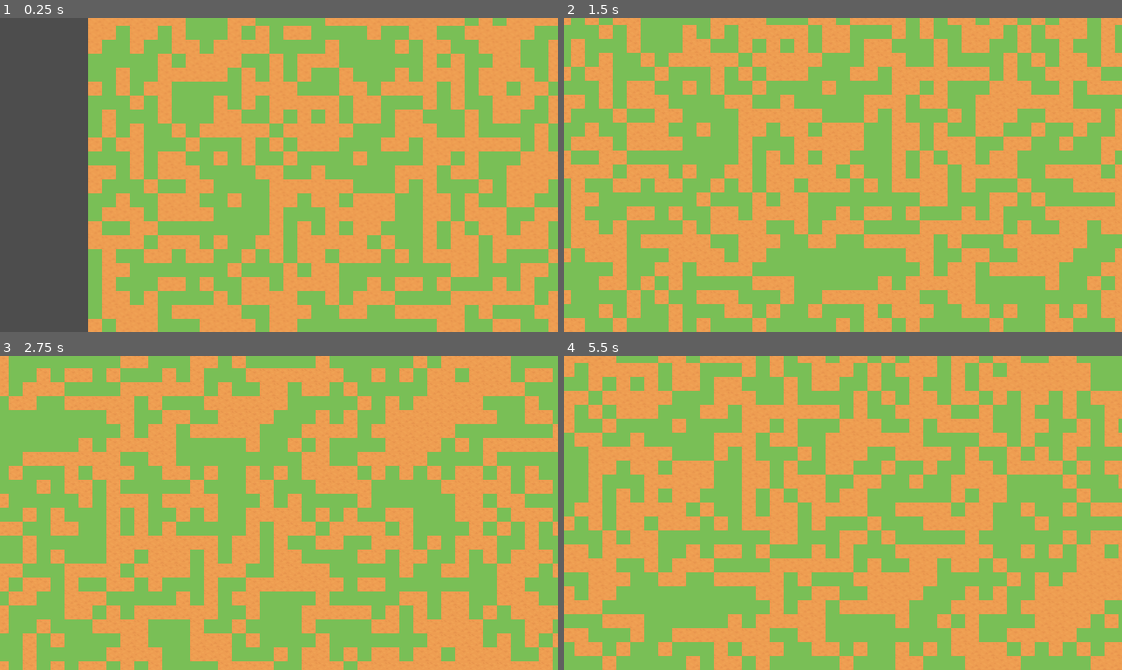
Above: before the commit, frames 1-4 (two rows, left to right).
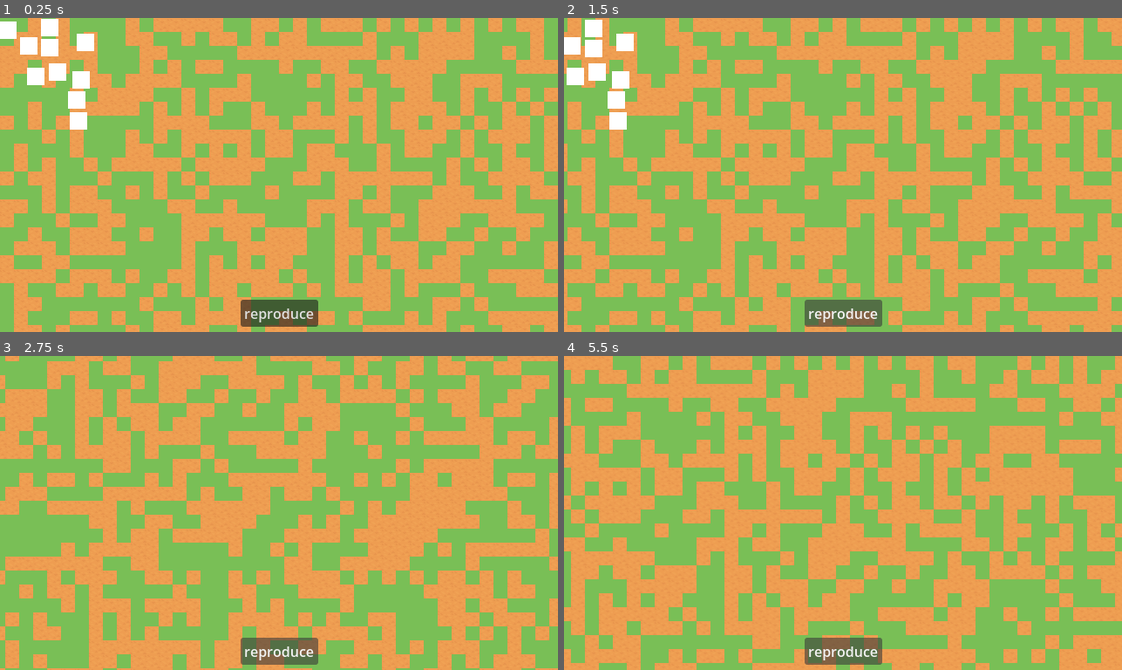
Above: after the commit, the same moments.

Repository: wheatgreaser/folkvalleygame
Game: Godot game, scene res://src/core/MainGame.tscn
Two runs of this game, one before a commit and one after it. Both use one fixed random seed, a clock stepped at 60 frames per second and the inputs below. The project has no main scene, so this scene is started directly.
Inputs (mouse positions are in pixels of both pictures, inside the frame that each line leads up to):
- Up to frame 1 (0.25 s): no input
- Up to frame 2 (1.5 s): click (843, 313) at 0.5 s, where only the run after the commit has a clickable "reproduce"; hold D (right) from 1.28 s (still down)
- Up to frame 3 (2.75 s): release D (right) at 2.03 s; hold S (down) from 2.03 s (still down)
- Up to frame 4 (5.5 s): release S (down) at 2.78 s; hold D (right) 2.78-3.53 s; hold W (up) 3.53-4.28 s; hold A (left) from 4.28 s (still down)

The runs differ from the first frame. In frame 1, 59% of the frame differs, in the area x 0-100%, y 0-100%; in frame 2, 52%; in frame 3, 50%; in frame 4, 51%.

Commit message:
feat: soldier spawn

Diff:
--- a/src/core/MainGame.tscn
+++ b/src/core/MainGame.tscn
@@ -22,11 +22,13 @@
 unique_name_in_owner = true
 
 [node name="HudRoot" type="Control" parent="HudLayer" unique_id=179052452]
+unique_name_in_owner = true
 layout_mode = 3
-anchors_preset = 0
-offset_right = 40.0
-offset_bottom = 40.0
-metadata/_edit_use_anchors_ = true
+anchors_preset = 15
+anchor_right = 1.0
+anchor_bottom = 1.0
+grow_horizontal = 2
+grow_vertical = 2
 
 [node name="PauseLayer" type="CanvasLayer" parent="." unique_id=1571015371]
 unique_name_in_owner = true
--- a/src/core/main_game.gd
+++ b/src/core/main_game.gd
@@ -3,14 +3,19 @@
 const PLAYER_SCENE_UID : String = "uid://cvk7uk0k1a3nu"
 const CAMERA_UID : String = "uid://cftvanod25g6i"
 const LEVEL_SCENE_UID : String = "uid://cwv5k8osui84u"
+const GROW_UID : String = "uid://oq78he05b01v"
+const SOLDIER_SPAWNER : String = "uid://c5i6caid80xkq"
 
 var player_scene : PackedScene = preload(PLAYER_SCENE_UID)
 var camera_scene : PackedScene = preload(CAMERA_UID)
 
 
+
 @onready var entity_root : Node2D = %EntityRoot
 @onready var effects_root : Node2D = %EffectsRoot
 @onready var level_root : Node2D = %LevelRoot
+
+@onready var HUD_root : Control = %HudRoot
 
 func _player_init() -> void:
 	var player : CharacterBody2D = player_scene.instantiate()
@@ -21,7 +26,7 @@
 	else:
 		print("player not found son")
 
-func _camera_init(start_position : Vector2) -> void:
+func _camera_init(start_position := Vector2((get_viewport().size.x)/2,(get_viewport().size.y)/2)) -> void:
 	var camera : Camera2D = camera_scene.instantiate()
 	if camera != null:
 		camera.start_pos = start_position
@@ -35,10 +40,22 @@
 	var level : Node2D = level_scene.instantiate()
 	level_root.add_child(level)
 
+func _load_UI () -> void:
+	var grow_button_scene : PackedScene = preload(GROW_UID)
+	var grow_button : Control = grow_button_scene.instantiate()
+	HUD_root.add_child(grow_button)
+
+func _starting_soldiers () -> void:
+	var soldier_spawner_scene : PackedScene = preload(SOLDIER_SPAWNER)
+	var soldier_spawner : Node2D = soldier_spawner_scene.instantiate()
+	entity_root.add_child(soldier_spawner)
+	soldier_spawner.spawn_soldiers(10)
 
 func _ready() -> void:
-	_camera_init(Vector2(300,300))
+	_camera_init()
 	_load_level()
+	_load_UI()
+	_starting_soldiers()
 
 
 
--- a/src/gameplay/camera/camera.gd
+++ b/src/gameplay/camera/camera.gd
@@ -1,14 +1,14 @@
 extends Camera2D
 
 @export var speed: float = 400
-@export var start_pos: Vector2 = Vector2(0, 0)
+@export var start_pos:= Vector2(320,180)
 
 func _ready() -> void:
-	position = start_pos
+	global_position = start_pos
 
 func get_input() -> Vector2:
 	var input_direction : Vector2 = Input.get_vector("left", "right", "up", "down")
 	return input_direction
 
 func _process(delta: float) -> void:
-	position += speed * get_input() * delta
+		position += speed * get_input() * delta
--- a/src/gameplay/camera/camera.tscn
+++ b/src/gameplay/camera/camera.tscn
@@ -3,6 +3,9 @@
 [ext_resource type="Script" uid="uid://bnnu33mwkf7wo" path="res://src/gameplay/camera/camera.gd" id="1_l6m7q"]
 
 [node name="Camera" type="Camera2D" unique_id=2001163283]
+position = Vector2(320, 180)
 process_callback = 0
+limit_left = -100000
+limit_top = -100000
 position_smoothing_enabled = true
 script = ExtResource("1_l6m7q")
--- /dev/null
+++ b/src/gameplay/soliders/soldier.gd
@@ -0,0 +1,5 @@
+extends CharacterBody2D
+
+
+func _physics_process(_delta: float) -> void:
+	move_and_collide(Vector2(0,0))
--- /dev/null
+++ b/src/gameplay/soliders/soldier.tscn
@@ -0,0 +1,18 @@
+[gd_scene format=3 uid="uid://c08f3musdqkra"]
+
+[ext_resource type="Script" uid="uid://b7qhitw6nbmvp" path="res://src/gameplay/soliders/soldier.gd" id="1_3x1x4"]
+
+[sub_resource type="QuadMesh" id="QuadMesh_3x1x4"]
+
+[sub_resource type="RectangleShape2D" id="RectangleShape2D_3x1x4"]
+size = Vector2(24.800003, 23.000002)
+
+[node name="Soldier" type="CharacterBody2D" unique_id=1677943854]
+script = ExtResource("1_3x1x4")
+
+[node name="SoldierMesh" type="MeshInstance2D" parent="." unique_id=834612734]
+scale = Vector2(20, 20)
+mesh = SubResource("QuadMesh_3x1x4")
+
+[node name="SoldierCollider" type="CollisionShape2D" parent="." unique_id=1868176347]
+shape = SubResource("RectangleShape2D_3x1x4")
--- /dev/null
+++ b/src/gameplay/soliders/soldierspawner.gd
@@ -0,0 +1,12 @@
+extends Node2D
+
+const SOLDIER_SCENE_UID : String = "uid://c08f3musdqkra"
+
+var rng : RandomNumberGenerator = RandomNumberGenerator.new()
+
+func spawn_soldiers(num_spawn : int) -> void:
+	var soldier_scene : PackedScene = load(SOLDIER_SCENE_UID)
+	for x : int in num_spawn:
+		var soldier : CharacterBody2D = soldier_scene.instantiate()
+		soldier.position = Vector2(0 + rng.randi()%100,0 + rng.randi()%100)
+		add_child(soldier)
--- /dev/null
+++ b/src/gameplay/soliders/soldierspawner.tscn
@@ -0,0 +1,6 @@
+[gd_scene format=3 uid="uid://c5i6caid80xkq"]
+
+[ext_resource type="Script" uid="uid://bvmy3h1f4swue" path="res://src/gameplay/soliders/soldierspawner.gd" id="1_ccyr3"]
+
+[node name="Soldierspawner" type="Node2D" unique_id=1090851179]
+script = ExtResource("1_ccyr3")
--- /dev/null
+++ b/src/gameplay/ui/grow.gd
@@ -0,0 +1,11 @@
+extends Control
+
+@onready var button = $GrowButton
+# Called when the node enters the scene tree for the first time.
+func _ready() -> void:
+	pass
+
+
+# Called every frame. 'delta' is the elapsed time since the previous frame.
+func _process(delta: float) -> void:
+	pass
--- /dev/null
+++ b/src/gameplay/ui/grow.tscn
@@ -0,0 +1,16 @@
+[gd_scene format=3 uid="uid://oq78he05b01v"]
+
+[node name="Button" type="Button" unique_id=1409678714]
+anchors_preset = 7
+anchor_left = 0.5
+anchor_top = 1.0
+anchor_right = 0.5
+anchor_bottom = 1.0
+offset_left = -44.0
+offset_top = -37.0
+offset_right = 45.0
+offset_bottom = -6.0
+grow_horizontal = 2
+grow_vertical = 0
+text = "reproduce
+"
--- a/src/levels/level1.tscn
+++ b/src/levels/level1.tscn
@@ -243,8 +243,40 @@
 [sub_resource type="TileSet" id="TileSet_ay5hh"]
 sources/0 = SubResource("TileSetAtlasSource_3o7sa")
 
+[sub_resource type="RectangleShape2D" id="RectangleShape2D_3o7sa"]
+size = Vector2(661, 20)
+
 [node name="Scene" type="Node2D" unique_id=688667358]
 
 [node name="TileMapLayer" type="TileMapLayer" parent="." unique_id=380539479]
 tile_set = SubResource("TileSet_ay5hh")
 script = ExtResource("2_3o7sa")
+
+[node name="LevelBorderTop" type="StaticBody2D" parent="." unique_id=1799796435]
+
+[node name="CollisionShape2D" type="CollisionShape2D" parent="LevelBorderTop" unique_id=864852935]
+position = Vector2(318.5, -10)
+shape = SubResource("RectangleShape2D_3o7sa")
+
+[node name="LevelBorderBottom" type="StaticBody2D" parent="." unique_id=2028162885]
+position = Vector2(0, 382)
+
+[node name="CollisionShape2D" type="CollisionShape2D" parent="LevelBorderBottom" unique_id=2097020203]
+position = Vector2(318.5, -10)
+shape = SubResource("RectangleShape2D_3o7sa")
+
+[node name="LevelBorderLeft" type="StaticBody2D" parent="." unique_id=1459618545]
+position = Vector2(-20, -35)
+rotation = 1.5707964
+
+[node name="CollisionShape2D" type="CollisionShape2D" parent="LevelBorderLeft" unique_id=86562862]
+position = Vector2(318.5, -10)
+shape = SubResource("RectangleShape2D_3o7sa")
+
+[node name="LevelBorderRight" type="StaticBody2D" parent="." unique_id=1034603301]
+position = Vector2(642, -42)
+rotation = 1.5707964
+
+[node name="CollisionShape2D" type="CollisionShape2D" parent="LevelBorderRight" unique_id=258032738]
+position = Vector2(318.5, -10)
+shape = SubResource("RectangleShape2D_3o7sa")
--- a/src/levels/tilepainter.gd
+++ b/src/levels/tilepainter.gd
@@ -3,8 +3,8 @@
 
 var rng : RandomNumberGenerator = RandomNumberGenerator.new()
 func _ready() -> void:
-	for x in 640:
-		for y in 360:
+	for x : int in get_viewport().size.x:
+		for y : int in get_viewport().size.y:
 			var toss : int = rng.randi() % 2
 			if toss == 0:
 				set_cell(Vector2i(x,y), 0, Vector2i(9, 10))
Not shown, added: src/gameplay/soliders/soldier.gd.uid
Not shown, added: src/gameplay/soliders/soldierspawner.gd.uid
Not shown, added: src/gameplay/ui/grow.gd.uid
